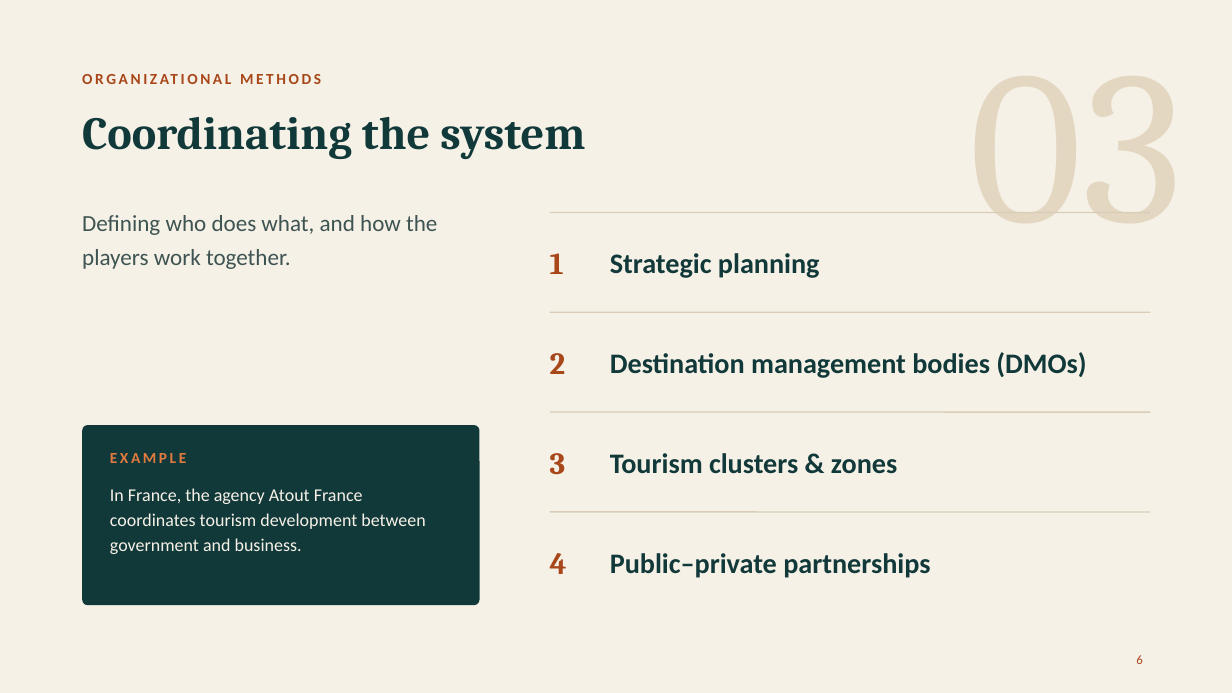
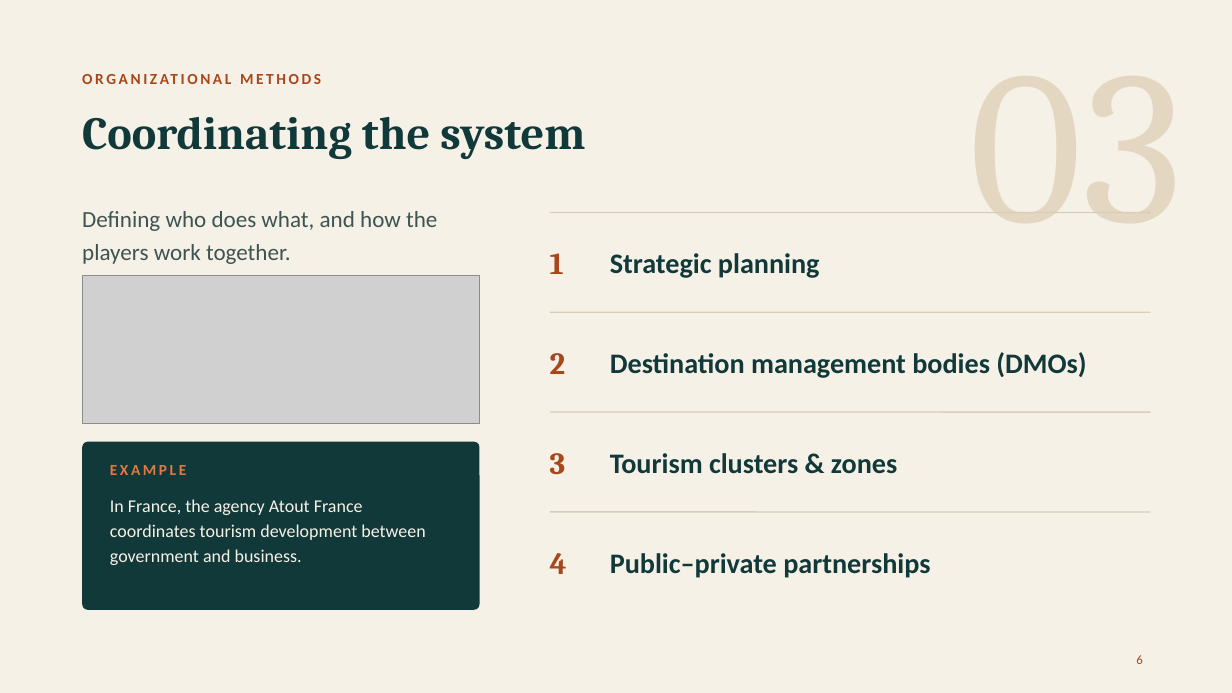
Before and after one commit to Notgera/Notgera, a slide deck: slide 6 of Management_Methods_in_Tourism_Policy.pptx. Drawn at 1232x693 pixels with LibreOffice and Linux fonts; fonts in the diff are those of the drawing; grey boxes stand for pictures. Boxes give left, top, right and bottom in pixels: in the first picture for what was removed or moved away, otherwise in the second. Text is boxed around its words. In the diff, an @@ line names an element or a change of style, - is before the commit and + after.

```diff
--- a/Management_Methods_in_Tourism_Policy.pptx
+++ b/Management_Methods_in_Tourism_Policy.pptx
@@ text "Defining who does what, and ...": place and size @@
-text "Defining who does what, and ..." at box(82, 215, 437, 269)
+text "Defining who does what, and ..." at box(82, 211, 437, 264)
@@ picture added at box(82, 275, 480, 423) @@
@@ rounded rectangle: place and size @@
-rounded rectangle at box(82, 425, 480, 605)
+rounded rectangle at box(82, 442, 480, 610)
@@ rounded rectangle at box(82, 442, 480, 610): proportions changed @@
@@ text "EXAMPLE": place and size @@
-text "EXAMPLE" at box(110, 453, 186, 463)
+text "EXAMPLE" at box(110, 465, 186, 475)
@@ text "In France, the agency Atout ...": place and size @@
-text "In France, the agency Atout ..." at box(110, 488, 425, 554)
+text "In France, the agency Atout ..." at box(110, 499, 425, 565)
```
Also in this commit, not shown: 5 other slides changed.
